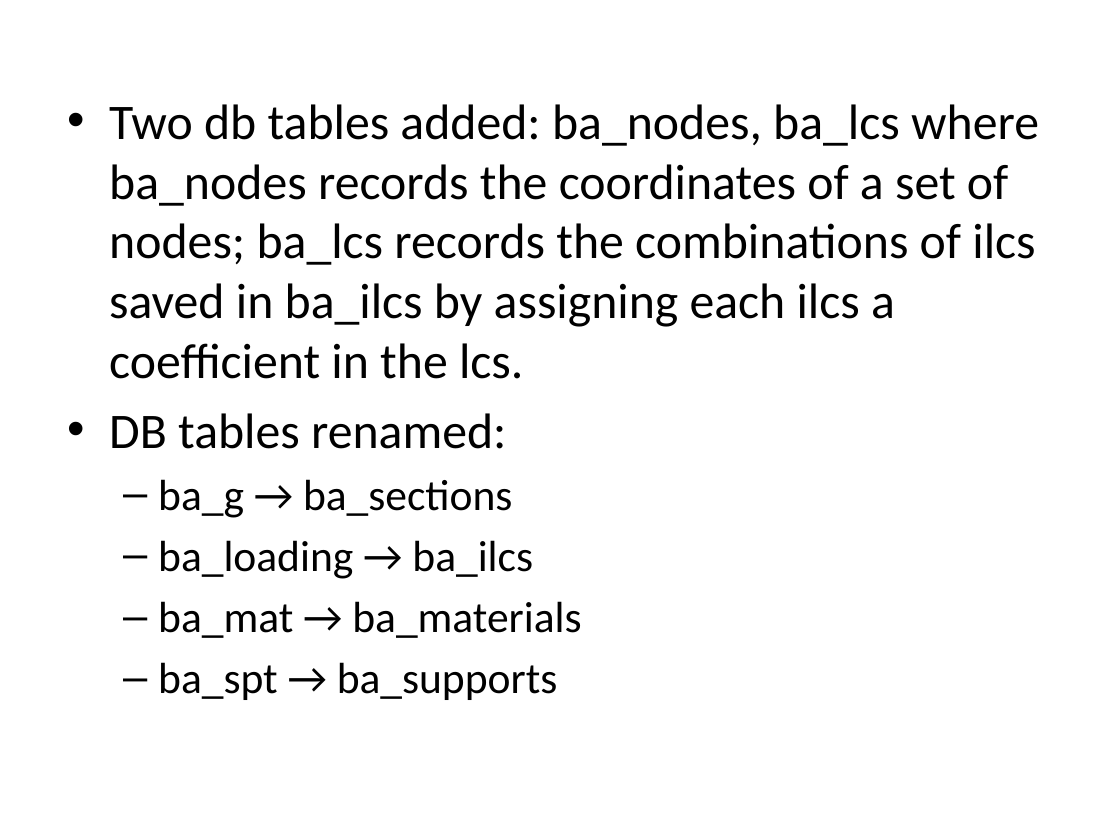
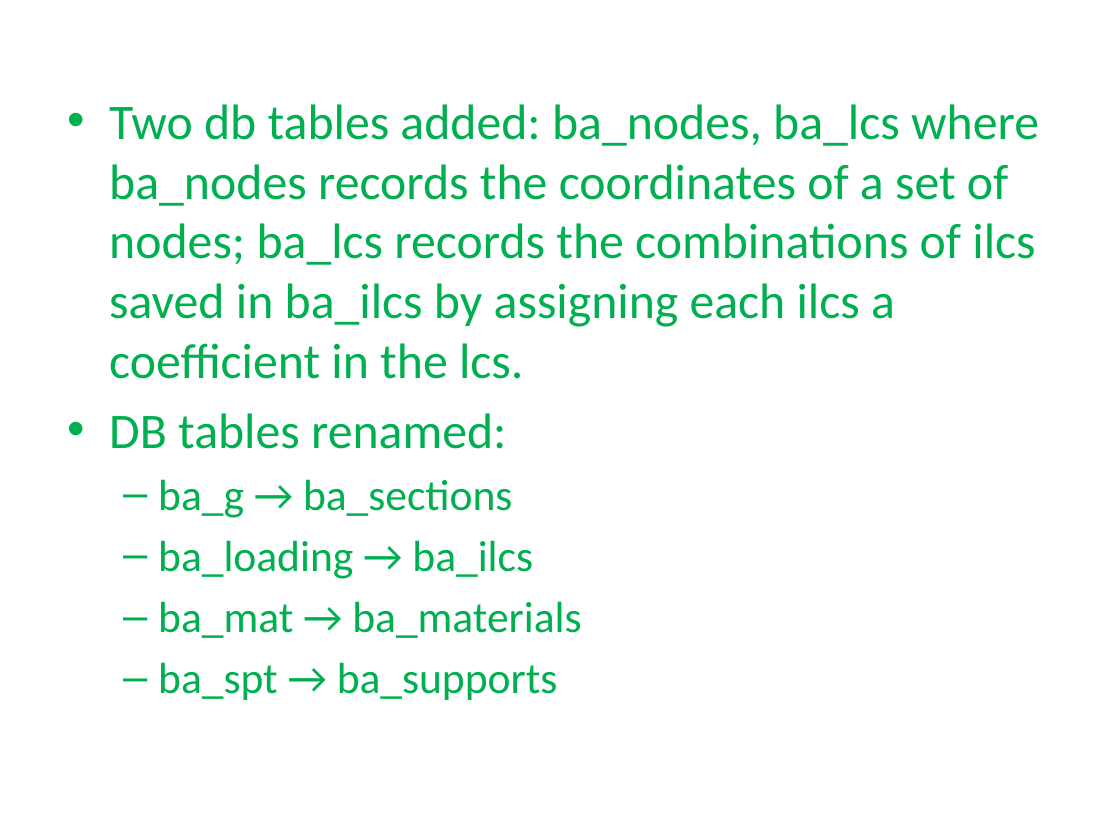
Before and after one commit to lightbringer1991/Projects, a slide deck: slide 3 of PHP_Process_Data_From_MySQL/beam_analysis/requirements_25022016/spec.pptx. Drawn at 1120x840 pixels with LibreOffice and Linux fonts; fonts in the diff are those of the drawing. Boxes give left, top, right and bottom in pixels: in the first picture for what was removed or moved away, otherwise in the second. Text is boxed around its words. In the diff, an @@ line names an element or a change of style, - is before the commit and + after.

```diff
--- a/PHP_Process_Data_From_MySQL/beam_analysis/requirements_25022016/spec.pptx
+++ b/PHP_Process_Data_From_MySQL/beam_analysis/requirements_25022016/spec.pptx
@@ text "Two db tables added: ba_nodes, ..." at (109, 104, 1039, 700): text colour #000000 to #00B050 @@
```
Also in this commit, not shown: 6 other slides changed, 12 other files.
